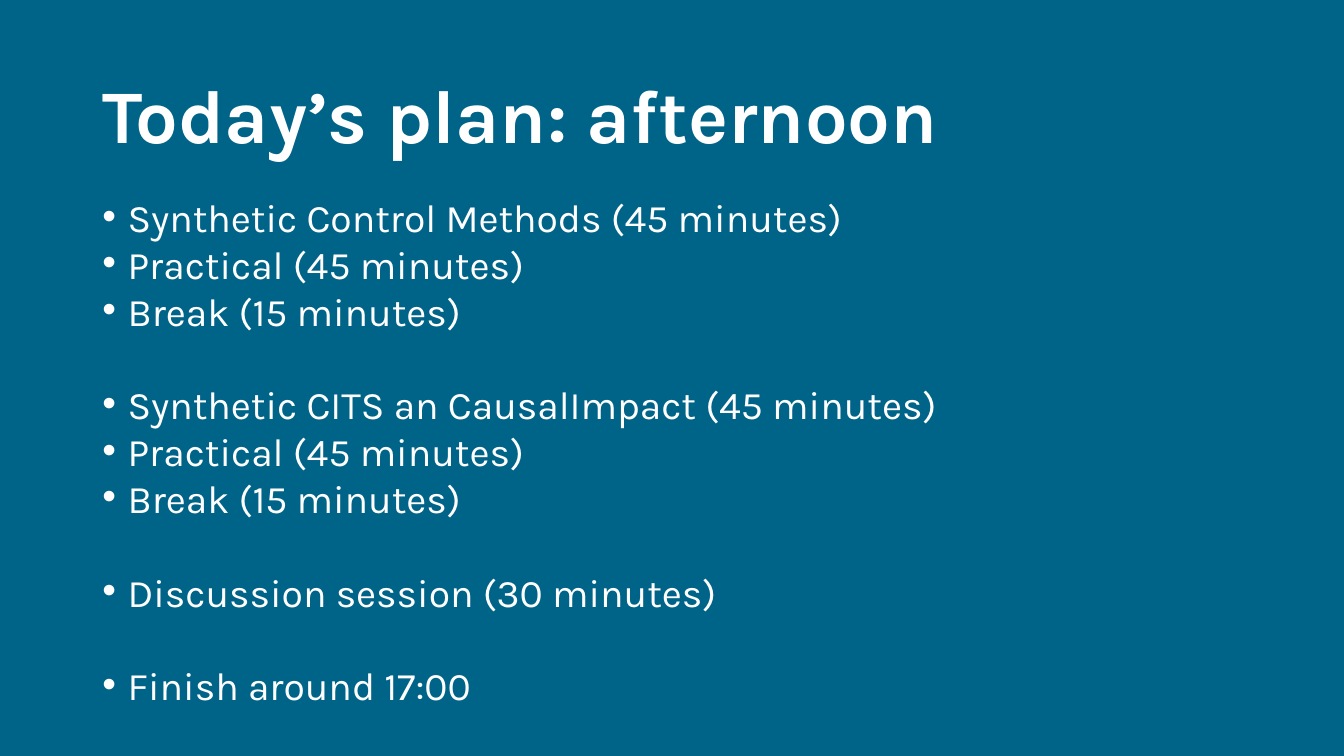
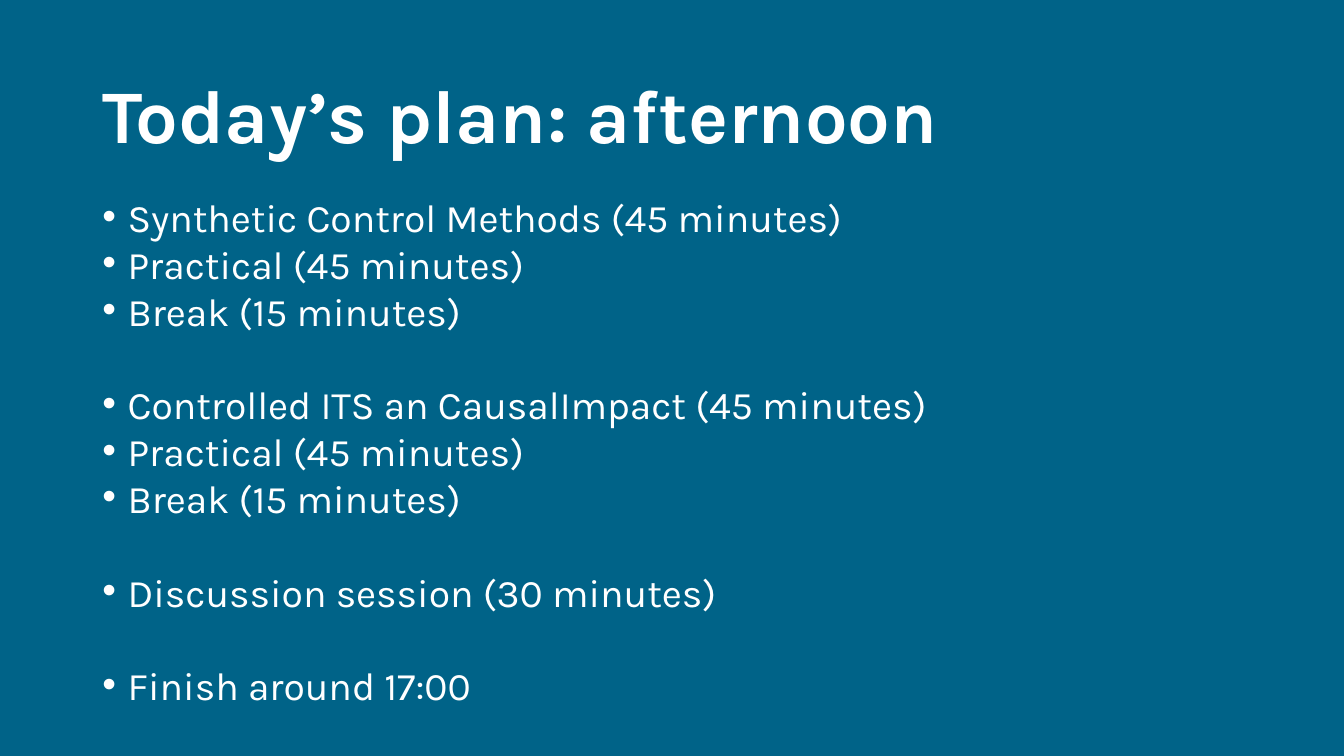
Before and after one commit to sodascience/workshop_causal_impact_assessment, a slide deck: slide 6 of lectures/01_introduction/intro_1.pptx. Drawn at 1344x756 pixels with LibreOffice and Linux fonts; fonts in the diff are those of the drawing. Boxes give left, top, right and bottom in pixels: in the first picture for what was removed or moved away, otherwise in the second. Text is boxed around its words. In the diff, an @@ line names an element or a change of style, - is before the commit and + after.

Commit message:
first draft its and causal impact lecture, small changes elsewhere

```diff
--- a/lectures/01_introduction/intro_1.pptx
+++ b/lectures/01_introduction/intro_1.pptx
@@ text at [128,390,926,429]: text changed @@
-• Synthetic CITS an CausalImpact (45 minutes)
+• Controlled ITS an CausalImpact (45 minutes)
```
Also in this commit, not shown: 4 other slides changed, 5 other files.
